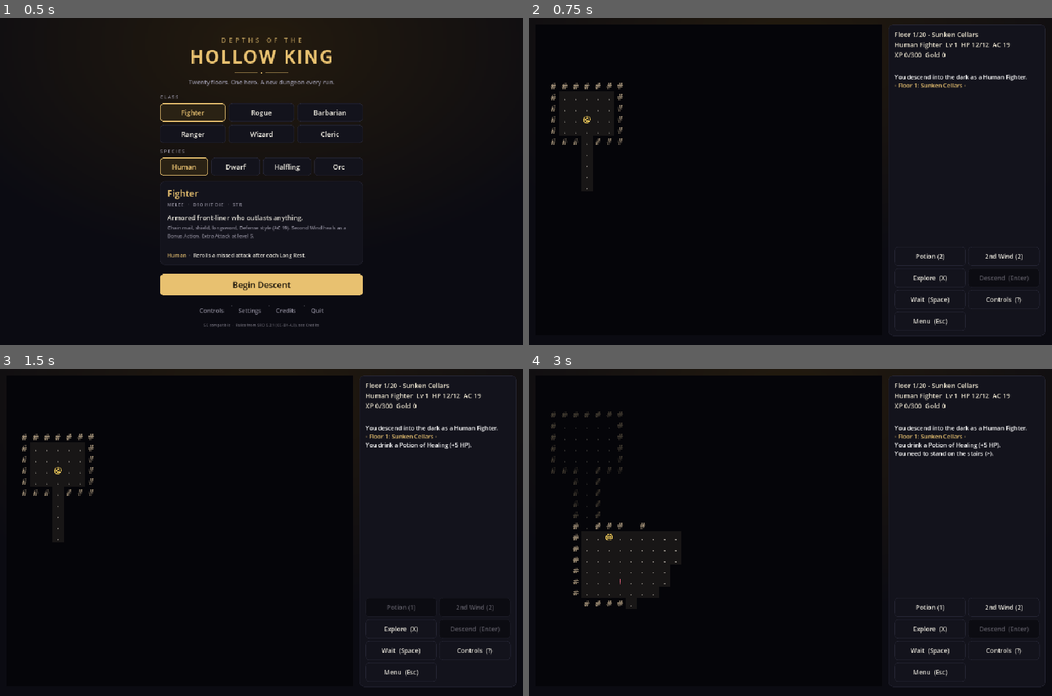
Above: before the commit, frames 1-4 (two rows, left to right).
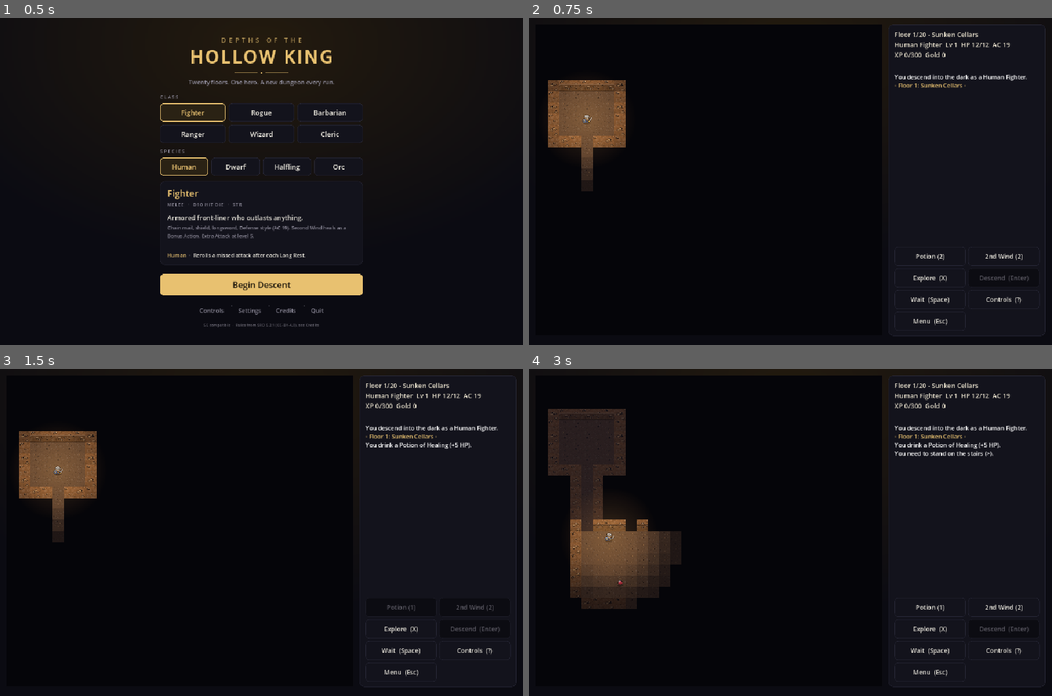
Above: after the commit, the same moments.

Repository: jlyle/hollow-king
Game: Godot game, scene res://scenes/main.tscn
Two runs of this game, one before a commit and one after it. Both use one fixed random seed, a clock stepped at 60 frames per second and the inputs below.
Inputs (mouse positions are in pixels of both pictures, inside the frame that each line leads up to):
- Up to frame 1 (0.5 s): no input
- Up to frame 2 (0.75 s): click "Begin Descent" at 0.5 s
- Up to frame 3 (1.5 s): click "Potion (2)" at 1.25 s
- Up to frame 4 (3 s): click "Explore (X)" at 2 s; tap Enter at 2.75 s; drag from (706, 532) to (842, 460) at 2.77 s

Frame 1 is identical in both runs. In frame 2, 3.3% of the frame differs, in the area x 3-19%, y 19-53%; in frame 3, 3.3%; in frame 4, 7.7%, in the area x 3-29%, y 12-74%.

Commit message:
R-23, D-15: Spelunky 2-inspired cartoon art (all original)
- tools/make_tiles.py rewritten: paints 77 tiles at 4x and downsamples to 64 px
  * per-area wall top/face and floor variants (cellars, warrens, caverns, crypts, forge, throne)
  * water, lava, trapdoor stairs, chained sealed stairs, items
  * a sprite per class (6) and per monster/mini-boss/boss (26)
- generates scripts/tile_atlas.gd (name -> index)
- map_view: tile mode draws terrain, then shadows/items/figures with idle bob,
  then torchlight falloff + warm glow and cool darkness on remembered squares;
  wall faces where floor is below; smooth linear filtering
- Tiles are the default display for new settings; ASCII unchanged
- Requirements, README and testing.html (ST-52/53 updated, ST-83..85) updated

Co-Authored-By: Claude Opus 5.5 <noreply@anthropic.com>
Claude-Session: https://claude.ai/code/session_019fFyhXu1pJcYs3JJHabAbh

Diff:
--- a/scripts/main.gd
+++ b/scripts/main.gd
@@ -112,7 +112,7 @@
 const SETTINGS_PATH := "user://settings.cfg"
 const SOUNDS := ["step", "hit", "crit", "miss", "hurt", "kill", "spell", "heal", "pickup",
 	"levelup", "descend", "death", "victory", "enemy_spell", "summon"]
-var settings := {"sound": true, "tiles": false, "zoom": 1, "fullscreen": false}
+var settings := {"sound": true, "tiles": true, "zoom": 1, "fullscreen": false}   ## R-23: tiles by default
 var sounds := {}
 var sfx: Array = []
 var sfx_i := 0
--- a/scripts/map_view.gd
+++ b/scripts/map_view.gd
@@ -1,5 +1,6 @@
 extends Control
-## Draws the dungeon centred on the hero, as ASCII glyphs or as tiles (R-16), and turns taps into grid cells.
+## Draws the dungeon centred on the hero, as ASCII glyphs or as cartoon tiles (R-16, R-23),
+## and turns mouse input into grid cells.
 
 signal cell_tapped(cell: Vector2i)       ## left-click
 signal inspect_requested(cell: Vector2i) ## right-click (R-22)
@@ -17,23 +18,14 @@
 	"armor": ["[", "7fe0ff"],
 }
 
-## Atlas indexes in art/tiles.png (8 columns of 16x16). Keep in sync with tools/make_tiles.py.
-const TILE_SIZE := 16
-const ATLAS_COLS := 8
-const TILE := {
-	"floor": 0, "wall": 1, "water": 2, "lava": 3, "stairs": 4, "sealed": 5, "hero": 6, "potion": 7,
-	"greater": 8, "gold": 9, "weapon": 10, "armor": 11,
-	"beast": 12, "humanoid": 13, "undead": 14, "large": 15, "caster": 16, "boss": 17,
+## Floor theme name -> tile set prefix in TileAtlas (tools/make_tiles.py).
+const THEME_TILES := {
+	"Sunken Cellars": "cellars", "Goblin Warrens": "warrens", "Flooded Caverns": "caverns",
+	"Bone Crypts": "crypts", "Infernal Forge": "forge", "Throne of the Hollow King": "throne",
 }
-## Monster key -> body sprite. Anything not listed uses "humanoid".
-const BODY := {
-	"rat": "beast", "wolf": "beast", "spider": "beast",
-	"skeleton": "undead", "zombie": "undead", "ghoul": "undead", "wight": "undead", "wraith": "undead",
-	"skeleton_archer": "undead", "bone_warden": "undead",
-	"ogre": "large", "minotaur": "large", "troll": "large", "giant": "large", "bugbear": "large",
-	"kobold_shaman": "caster", "cult_acolyte": "caster", "dark_adept": "caster", "necromancer": "caster", "oracle": "caster",
-	"hollow_king": "boss",
-}
+const LIGHT_INNER := 2.5        ## squares of full torchlight around the hero
+const DARK_REMEMBERED := Color(0.03, 0.03, 0.08, 0.62)
+const DARK_EDGE := Color(0.02, 0.015, 0.04)
 
 var game: Game
 var use_tiles := false   ## Set from Settings (R-17)
@@ -42,22 +34,47 @@
 var offset := Vector2.ZERO
 var font: Font
 var atlas: Texture2D
+var glow_tex: GradientTexture2D   ## warm torch glow around the hero
+var _anim_accum := 0.0
 
 
 func _ready() -> void:
 	font = ThemeDB.fallback_font
 	mouse_filter = Control.MOUSE_FILTER_STOP
 	clip_contents = true
-	texture_filter = CanvasItem.TEXTURE_FILTER_NEAREST  # crisp pixels
+	texture_filter = CanvasItem.TEXTURE_FILTER_LINEAR  # smooth painted art (D-15)
 	if ResourceLoader.exists("res://art/tiles.png"):
 		atlas = load("res://art/tiles.png")
+	var g := Gradient.new()
+	g.set_color(0, Color(1.0, 0.72, 0.38, 0.22))
+	g.set_color(1, Color(1.0, 0.6, 0.3, 0.0))
+	glow_tex = GradientTexture2D.new()
+	glow_tex.gradient = g
+	glow_tex.fill = GradientTexture2D.FILL_RADIAL
+	glow_tex.fill_from = Vector2(0.5, 0.5)
+	glow_tex.fill_to = Vector2(1.0, 0.5)
+	glow_tex.width = 128
+	glow_tex.height = 128
 	resized.connect(queue_redraw)
 
 
-func _tile(name: String, pos: Vector2, mod: Color) -> void:
-	var idx: int = TILE[name]
-	var src := Rect2((idx % ATLAS_COLS) * TILE_SIZE, (idx / ATLAS_COLS) * TILE_SIZE, TILE_SIZE, TILE_SIZE)
-	draw_texture_rect_region(atlas, Rect2(pos, Vector2(cell, cell)), src, mod)
+## Gentle idle bob in tile mode: redraw ~20 times a second.
+func _process(delta: float) -> void:
+	if not (use_tiles and is_visible_in_tree() and game != null):
+		return
+	_anim_accum += delta
+	if _anim_accum >= 0.05:
+		_anim_accum = 0.0
+		queue_redraw()
+
+
+func _tile(tname: String, pos: Vector2, mod: Color = Color.WHITE, scale: float = 1.0) -> void:
+	if not TileAtlas.INDEX.has(tname):
+		return
+	var idx: int = TileAtlas.INDEX[tname]
+	var src := Rect2((idx % TileAtlas.COLS) * TileAtlas.CELL, (idx / TileAtlas.COLS) * TileAtlas.CELL, TileAtlas.CELL, TileAtlas.CELL)
+	var sz := cell * scale
+	draw_texture_rect_region(atlas, Rect2(pos + Vector2((cell - sz) / 2.0, cell - sz), Vector2(sz, sz)), src, mod)
 
 
 func _draw() -> void:
@@ -67,7 +84,6 @@
 	cell = floorf(size.x / cols)
 	if cell < 4.0:
 		return
-	var tiles_mode := use_tiles and atlas != null
 	var rows := int(size.y / cell)
 	offset = Vector2((size.x - cols * cell) / 2.0, (size.y - rows * cell) / 2.0)
 	var hp: Vector2i = game.hero["pos"]
@@ -75,11 +91,14 @@
 		clampi(hp.x - cols / 2, 0, maxi(0, game.w - cols)),
 		clampi(hp.y - rows / 2, 0, maxi(0, game.h - rows)))
 
+	if use_tiles and atlas != null:
+		_draw_tiles(rows)
+		return
+
 	var fs := int(cell * 0.8)
 	var asc := font.get_ascent(fs)
 	var desc := font.get_descent(fs)
 	var baseline := (cell - (asc + desc)) / 2.0 + asc
-	var small_fs := maxi(8, int(cell * 0.34))
 	var wall_col := Color(str(game.floor_theme["wall"]))
 	var floor_col := Color(str(game.floor_theme["floor"]))
 	var sealed := game.stairs_sealed()
@@ -99,26 +118,25 @@
 			if not lit and game.explored[i] == 0:
 				continue
 			var cell_pos := offset + Vector2(vx * cell, vy * cell)
-			var dim := 1.0 if lit else 0.4
 			var terrain: int = game.tiles[i]
 			var mon: Dictionary = mons[p] if lit and mons.has(p) else {}
 
-			if tiles_mode:
-				_draw_tile_cell(p, cell_pos, terrain, mon, lit, dim, wall_col, floor_col, sealed, small_fs)
-			else:
-				_draw_ascii_cell(p, cell_pos, terrain, mon, lit, wall_col, floor_col, sealed, fs, baseline)
-
+			_draw_ascii_cell(p, cell_pos, terrain, mon, lit, wall_col, floor_col, sealed, fs, baseline)
 			if not mon.is_empty():
-				# Yellow frame around the selected target.
-				if game.target != null and is_same(mon, game.target):
-					draw_rect(Rect2(cell_pos + Vector2(1, 1), Vector2(cell - 2, cell - 2)), Color("ffd75e"), false, 2.0)
-				# Small health bar under wounded monsters.
-				var frac: float = float(mon["hp"]) / float(mon["hp_max"])
-				if frac < 1.0:
-					var bar := Rect2(cell_pos + Vector2(cell * 0.1, cell * 0.9), Vector2(cell * 0.8, maxf(2.0, cell * 0.07)))
-					draw_rect(bar, Color(0.3, 0.05, 0.05))
-					bar.size.x *= clampf(frac, 0.0, 1.0)
-					draw_rect(bar, Color(0.9, 0.2, 0.2))
+				_draw_target_and_health(mon, cell_pos)
+
+
+func _draw_target_and_health(mon: Dictionary, cell_pos: Vector2) -> void:
+	# Yellow frame around the selected target.
+	if game.target != null and is_same(mon, game.target):
+		draw_rect(Rect2(cell_pos + Vector2(1, 1), Vector2(cell - 2, cell - 2)), Color("ffd75e"), false, 2.0)
+	# Small health bar under wounded monsters.
+	var frac: float = float(mon["hp"]) / float(mon["hp_max"])
+	if frac < 1.0:
+		var bar := Rect2(cell_pos + Vector2(cell * 0.1, cell * 0.92), Vector2(cell * 0.8, maxf(3.0, cell * 0.08)))
+		draw_rect(bar, Color(0.15, 0.03, 0.03))
+		bar.size.x *= clampf(frac, 0.0, 1.0)
+		draw_rect(bar, Color(0.95, 0.25, 0.2))
 
 
 func _monster_color(mon: Dictionary) -> Color:
@@ -166,32 +184,95 @@
 	draw_string(font, cell_pos + Vector2(0, baseline), ch, HORIZONTAL_ALIGNMENT_CENTER, cell, fs, col)
 
 
-func _draw_tile_cell(p: Vector2i, cell_pos: Vector2, terrain: int, mon: Dictionary, lit: bool, dim: float,
-		wall_col: Color, floor_col: Color, sealed: bool, small_fs: int) -> void:
-	var shade := Color(dim, dim, dim)
-	# Terrain, tinted with the floor theme.
-	match terrain:
-		DungeonGen.WALL:
-			_tile("wall", cell_pos, wall_col * shade)
-		DungeonGen.WATER:
-			_tile("water", cell_pos, shade)
-		DungeonGen.LAVA:
-			_tile("lava", cell_pos, shade)
-		_:
-			_tile("floor", cell_pos, floor_col.lightened(0.25) * shade)
-	if p == game.stairs:
-		_tile("sealed" if sealed else "stairs", cell_pos, shade)
-	if game.items.has(p):
-		_tile(String(game.items[p]), cell_pos, shade)
-	if not mon.is_empty():
-		var body: String = BODY.get(String(mon["key"]), "humanoid")
-		_tile(body, cell_pos, _monster_color(mon))
-		# Letter in the corner so different monsters with the same body stay identifiable.
-		var letter: String = mon["ch"]
-		draw_string(font, cell_pos + Vector2(1, small_fs), letter, HORIZONTAL_ALIGNMENT_LEFT, -1, small_fs, Color(0, 0, 0, 0.8))
-		draw_string(font, cell_pos + Vector2(0, small_fs - 1), letter, HORIZONTAL_ALIGNMENT_LEFT, -1, small_fs, Color.WHITE)
-	if p == game.hero["pos"]:
-		_tile("hero", cell_pos, Color(1, 1, 1, 0.45 if game.hero["hidden"] else 1.0))
+## Tile mode (R-23): three passes so sprites can overlap neighbouring squares.
+##   1. terrain   2. shadows, items, figures, frames   3. torchlight and memory darkness
+func _draw_tiles(rows: int) -> void:
+	var theme: String = THEME_TILES.get(String(game.floor_theme["name"]), "cellars")
+	var hp: Vector2i = game.hero["pos"]
+	var sealed := game.stairs_sealed()
+	var t := Time.get_ticks_msec() / 1000.0
+	var mons := {}
+	for m in game.monsters:
+		if m["hp"] > 0:
+			mons[m["pos"]] = m
+	var cells: Array = []   # [p, cell_pos, lit]
+	for vy in rows:
+		for vx in cols:
+			var p := origin + Vector2i(vx, vy)
+			if p.x >= game.w or p.y >= game.h:
+				continue
+			var i := p.y * game.w + p.x
+			var lit := game.vis[i] == 1
+			if not lit and game.explored[i] == 0:
+				continue
+			cells.append([p, offset + Vector2(vx * cell, vy * cell), lit])
+
+	# 1. Terrain
+	for c in cells:
+		var p: Vector2i = c[0]
+		var pos: Vector2 = c[1]
+		var v := "a" if ((p.x * 73856093) ^ (p.y * 19349663)) & 1 == 0 else "b"
+		match game.tiles[p.y * game.w + p.x]:
+			DungeonGen.WALL:
+				var below := p + Vector2i(0, 1)
+				var face := below.y < game.h and game.tiles[below.y * game.w + below.x] != DungeonGen.WALL
+				_tile("%s_%s_%s" % [theme, "face" if face else "top", v], pos)
+			DungeonGen.WATER:
+				_tile("water", pos)
+			DungeonGen.LAVA:
+				_tile("lava", pos)
+			_:
+				_tile("%s_floor_%s" % [theme, v], pos)
+		if p == game.stairs:
+			_tile("sealed" if sealed else "stairs", pos)
+
+	# 2. Items, then figures (shadow first), with a gentle bob
+	for c in cells:
+		var p: Vector2i = c[0]
+		var pos: Vector2 = c[1]
+		var lit: bool = c[2]
+		var bob := sin(t * 3.0 + p.x * 1.7 + p.y * 2.3) * cell * 0.025
+		if game.items.has(p):
+			_shadow(pos, 0.24)
+			_tile(String(game.items[p]), pos + Vector2(0, bob * 0.6 - cell * 0.04), Color.WHITE, 0.8)
+		if lit and mons.has(p):
+			var mon: Dictionary = mons[p]
+			_shadow(pos, 0.34)
+			var mod := Color.WHITE
+			if mon.get("restrained", false):
+				mod = Color(0.7, 1.0, 0.6)
+			if int(mon.get("turned", 0)) > 0:
+				mod = Color(0.6, 0.6, 0.7, 0.8)
+			_tile("m_" + String(mon["key"]), pos + Vector2(0, bob - cell * 0.05), mod)
+			_draw_target_and_health(mon, pos)
+		if p == hp:
+			_shadow(pos, 0.32)
+			var alpha := 0.45 if game.hero["hidden"] else 1.0
+			_tile("hero_" + String(game.hero["cls"]).to_lower(), pos + Vector2(0, bob - cell * 0.05), Color(1, 1, 1, alpha))
+
+	# 3. Lighting: darkness grows with distance from the hero; remembered squares are dim and cool.
+	var sp: Dictionary = GameData.SPECIES[game.hero["species"]]
+	var radius := 6.0 + (3.0 if sp["darkvision"] else 0.0)
+	for c in cells:
+		var p: Vector2i = c[0]
+		var pos: Vector2 = c[1]
+		if not c[2]:
+			draw_rect(Rect2(pos, Vector2(cell, cell)), DARK_REMEMBERED)
+			continue
+		var d := Vector2(p - hp).length()
+		var k := clampf((d - LIGHT_INNER) / maxf(1.0, radius - LIGHT_INNER), 0.0, 1.0)
+		if k > 0.0:
+			draw_rect(Rect2(pos, Vector2(cell, cell)), Color(DARK_EDGE, 0.7 * pow(k, 1.3)))
+	var centre := offset + (Vector2(hp - origin) + Vector2(0.5, 0.5)) * cell
+	var glow_r := cell * (LIGHT_INNER + 2.0)
+	draw_texture_rect(glow_tex, Rect2(centre - Vector2(glow_r, glow_r), Vector2(glow_r, glow_r) * 2.0), false)
+
+
+## Soft oval shadow under an item or figure.
+func _shadow(pos: Vector2, width: float) -> void:
+	draw_set_transform(pos + Vector2(cell * 0.5, cell * 0.9), 0.0, Vector2(1.0, 0.32))
+	draw_circle(Vector2.ZERO, cell * width, Color(0, 0, 0, 0.32))
+	draw_set_transform(Vector2.ZERO, 0.0, Vector2.ONE)
 
 
 func _cell_at(pos: Vector2) -> Vector2i:
--- /dev/null
+++ b/scripts/tile_atlas.gd
@@ -0,0 +1,85 @@
+class_name TileAtlas
+extends RefCounted
+## Generated by tools/make_tiles.py - do not edit by hand (D-09, D-15).
+
+const CELL := 64
+const COLS := 8
+const INDEX := {
+	"cellars_top_a": 0,
+	"cellars_top_b": 1,
+	"cellars_face_a": 2,
+	"cellars_face_b": 3,
+	"cellars_floor_a": 4,
+	"cellars_floor_b": 5,
+	"warrens_top_a": 6,
+	"warrens_top_b": 7,
+	"warrens_face_a": 8,
+	"warrens_face_b": 9,
+	"warrens_floor_a": 10,
+	"warrens_floor_b": 11,
+	"caverns_top_a": 12,
+	"caverns_top_b": 13,
+	"caverns_face_a": 14,
+	"caverns_face_b": 15,
+	"caverns_floor_a": 16,
+	"caverns_floor_b": 17,
+	"crypts_top_a": 18,
+	"crypts_top_b": 19,
+	"crypts_face_a": 20,
+	"crypts_face_b": 21,
+	"crypts_floor_a": 22,
+	"crypts_floor_b": 23,
+	"forge_top_a": 24,
+	"forge_top_b": 25,
+	"forge_face_a": 26,
+	"forge_face_b": 27,
+	"forge_floor_a": 28,
+	"forge_floor_b": 29,
+	"throne_top_a": 30,
+	"throne_top_b": 31,
+	"throne_face_a": 32,
+	"throne_face_b": 33,
+	"throne_floor_a": 34,
+	"throne_floor_b": 35,
+	"water": 36,
+	"lava": 37,
+	"stairs": 38,
+	"sealed": 39,
+	"potion": 40,
+	"greater": 41,
+	"gold": 42,
+	"weapon": 43,
+	"armor": 44,
+	"hero_fighter": 45,
+	"hero_rogue": 46,
+	"hero_barbarian": 47,
+	"hero_ranger": 48,
+	"hero_wizard": 49,
+	"hero_cleric": 50,
+	"m_rat": 51,
+	"m_wolf": 52,
+	"m_spider": 53,
+	"m_kobold": 54,
+	"m_kobold_shaman": 55,
+	"m_goblin": 56,
+	"m_goblin_archer": 57,
+	"m_hobgoblin": 58,
+	"m_cult_acolyte": 59,
+	"m_dark_adept": 60,
+	"m_necromancer": 61,
+	"m_skeleton": 62,
+	"m_skeleton_archer": 63,
+	"m_zombie": 64,
+	"m_ghoul": 65,
+	"m_wight": 66,
+	"m_wraith": 67,
+	"m_bugbear": 68,
+	"m_ogre": 69,
+	"m_minotaur": 70,
+	"m_troll": 71,
+	"m_giant": 72,
+	"m_warchief": 73,
+	"m_oracle": 74,
+	"m_bone_warden": 75,
+	"m_hollow_king": 76,
+}
Binary file changed: art/tiles.png
Binary file changed: art/tiles_preview.png
Not shown, changed: claude-requirements.md
